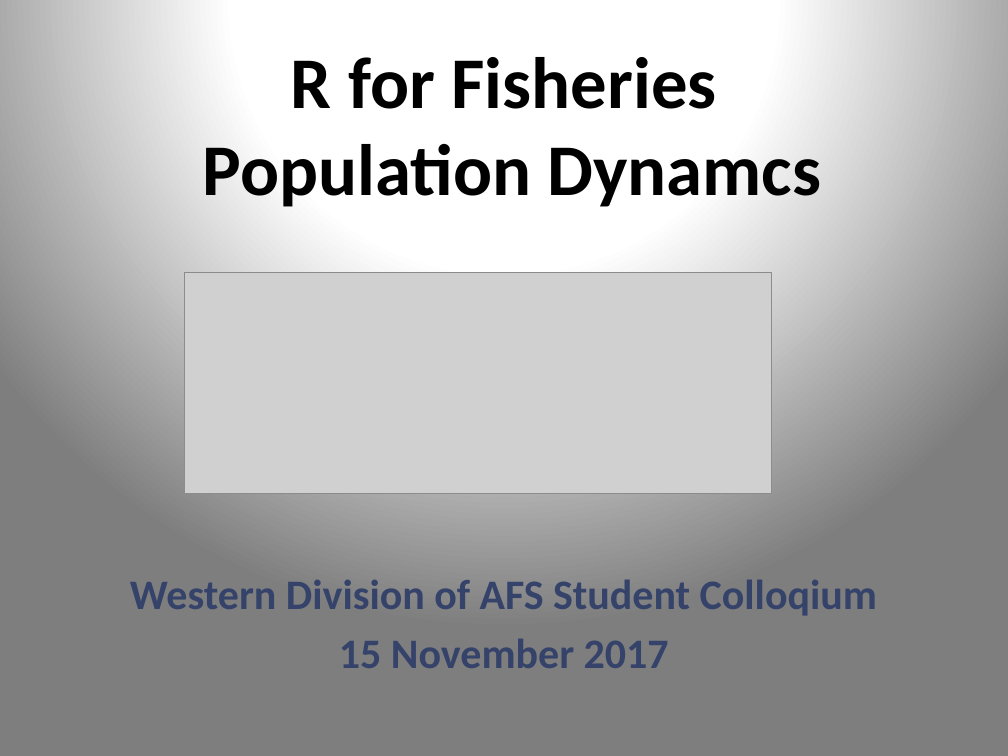
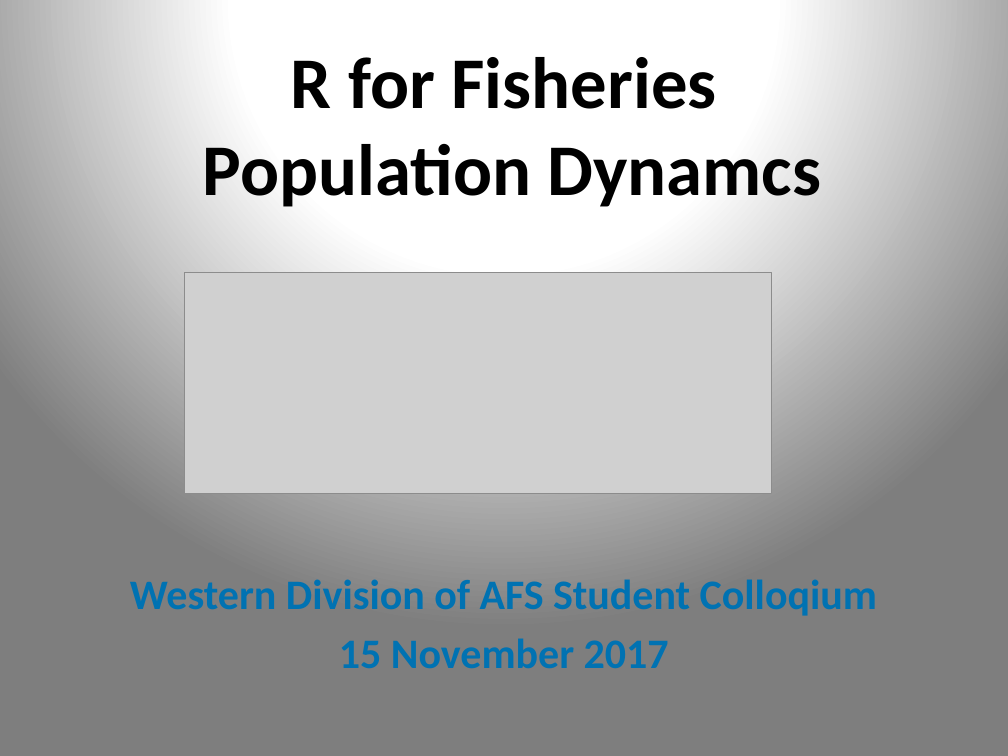
Before and after one commit to droglenc/RcourseIdaho2017, a slide deck: slide 1 of Slides.pptx. Drawn at 1008x756 pixels with LibreOffice and Linux fonts; fonts in the diff are those of the drawing; grey boxes stand for pictures. Boxes give left, top, right and bottom in pixels: in the first picture for what was removed or moved away, otherwise in the second. Text is boxed around its words. In the diff, an @@ line names an element or a change of style, - is before the commit and + after.

```diff
--- a/Slides.pptx
+++ b/Slides.pptx
@@ text "Western Division of AFS Student ..." at [130,579,877,668]: text colour #35436A to #0072B2 @@
```
Also in this commit, not shown: 25 other slides changed, 11 slides added, 4 other files.
